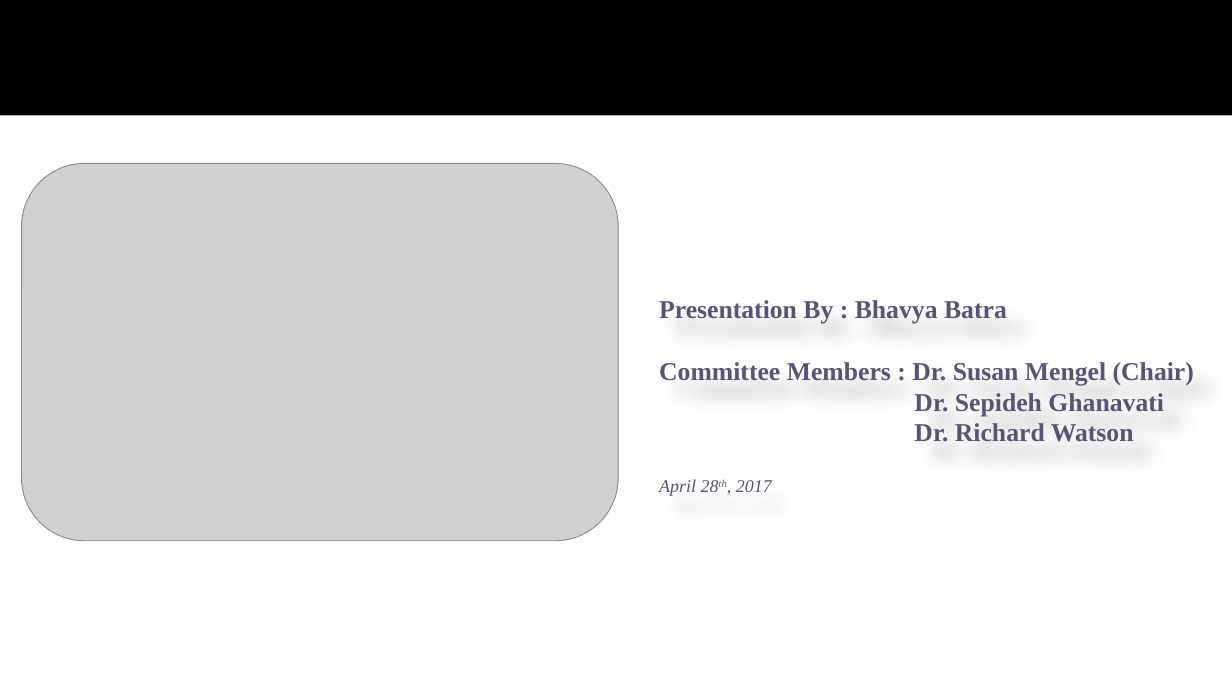
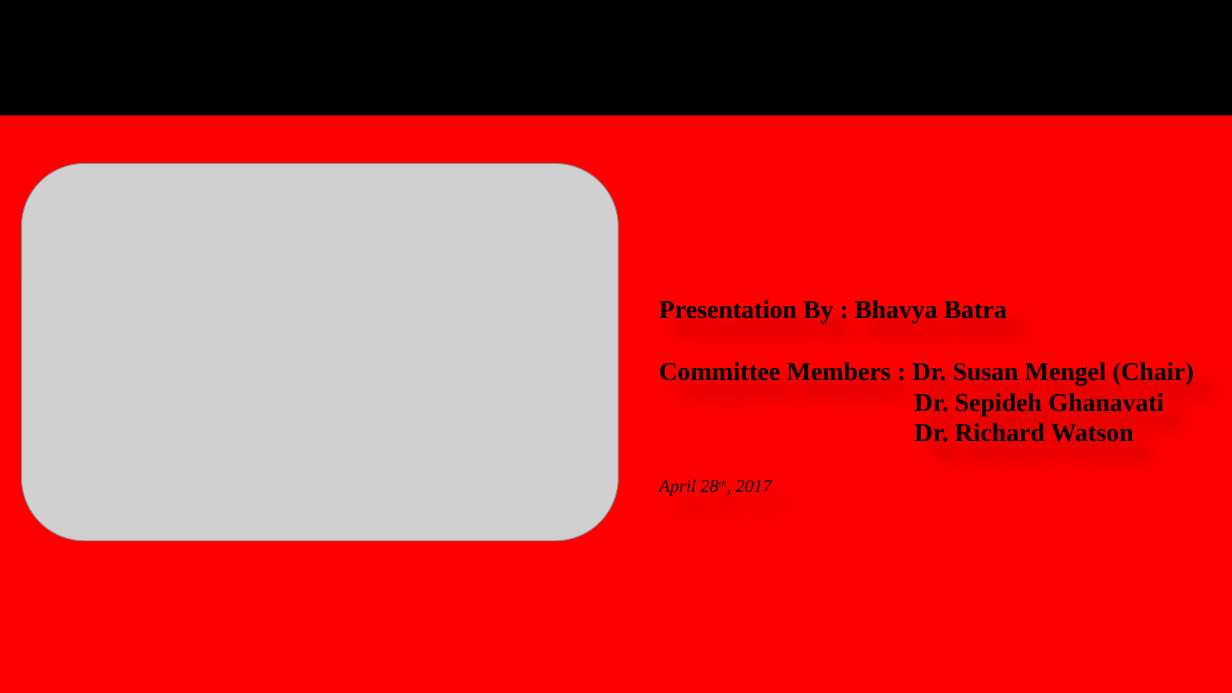
Before and after one commit to bhavyabatra/SWEN_Dynamo, a slide deck: slide 1 of Documentation/Master's Defense Presentation.pptx. Drawn at 1232x693 pixels with LibreOffice and Linux fonts; fonts in the diff are those of the drawing; grey boxes stand for pictures; background and template pictures are left out. Boxes give left, top, right and bottom in pixels: in the first picture for what was removed or moved away, otherwise in the second. Text is boxed around its words. In the diff, an @@ line names an element or a change of style, - is before the commit and + after.

```diff
--- a/Documentation/Master's Defense Presentation.pptx
+++ b/Documentation/Master's Defense Presentation.pptx
@@ background #FFFFFF to #FF0000 @@
@@ subtitle "Presentation By : Bhavya Batra" at <box>659,300,1194,496</box>: text colour #5A5377 to #000000 @@
```
Also in this commit, not shown: 4 other slides changed.
